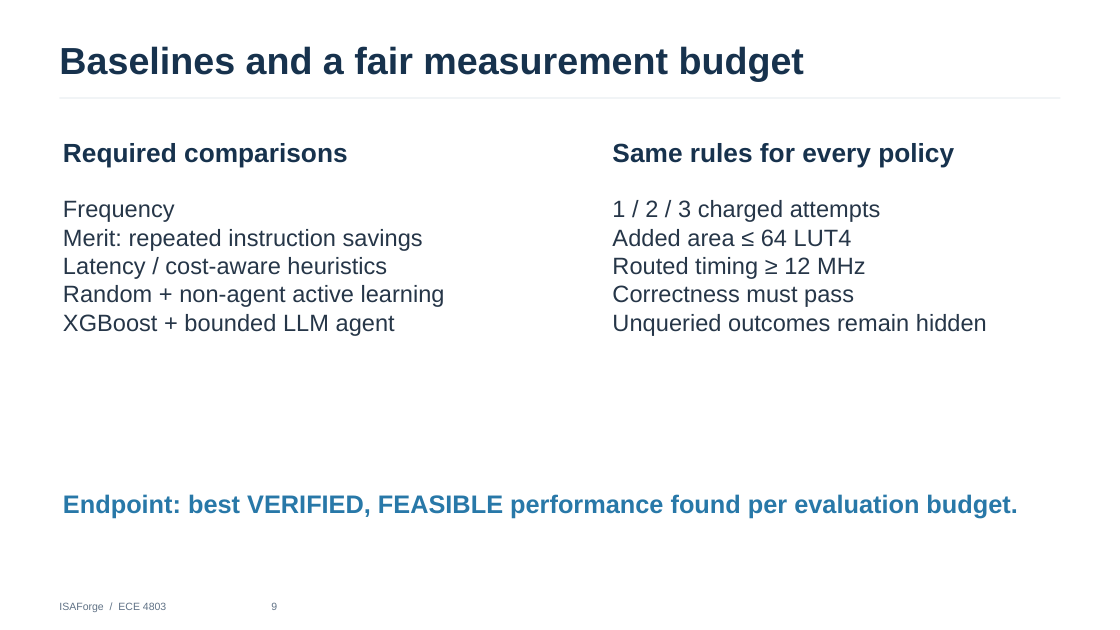
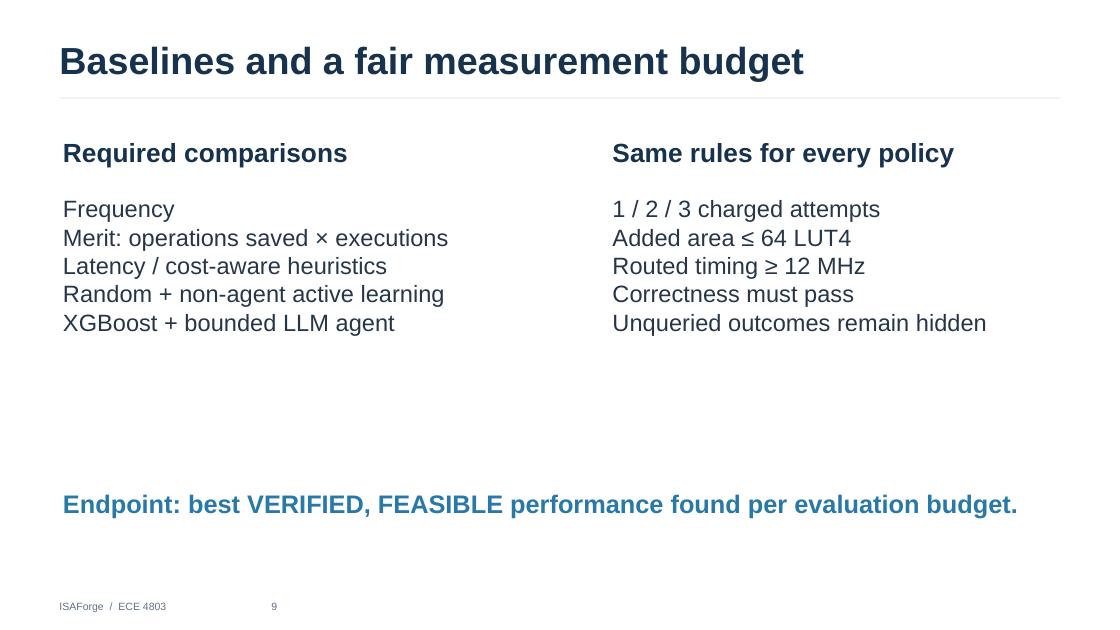
Before and after one commit to jas0nriverah/agentic-riscv-codesign, a slide deck: slide 9 of submissions/midterm-2026-10-28/isaforge-midterm-progress-slides-final.pptx. Drawn at 1120x630 pixels with LibreOffice and Linux fonts; fonts in the diff are those of the drawing. Boxes give left, top, right and bottom in pixels: in the first picture for what was removed or moved away, otherwise in the second. Text is boxed around its words. In the diff, an @@ line names an element or a change of style, - is before the commit and + after.

```diff
--- a/submissions/midterm-2026-10-28/isaforge-midterm-progress-slides-final.pptx
+++ b/submissions/midterm-2026-10-28/isaforge-midterm-progress-slides-final.pptx
@@ text at [63,229,448,251]: text changed @@
-Merit: repeated instruction savings
+Merit: operations saved × executions
```
Also in this commit, not shown: 4 other slides changed, 4 other files.
